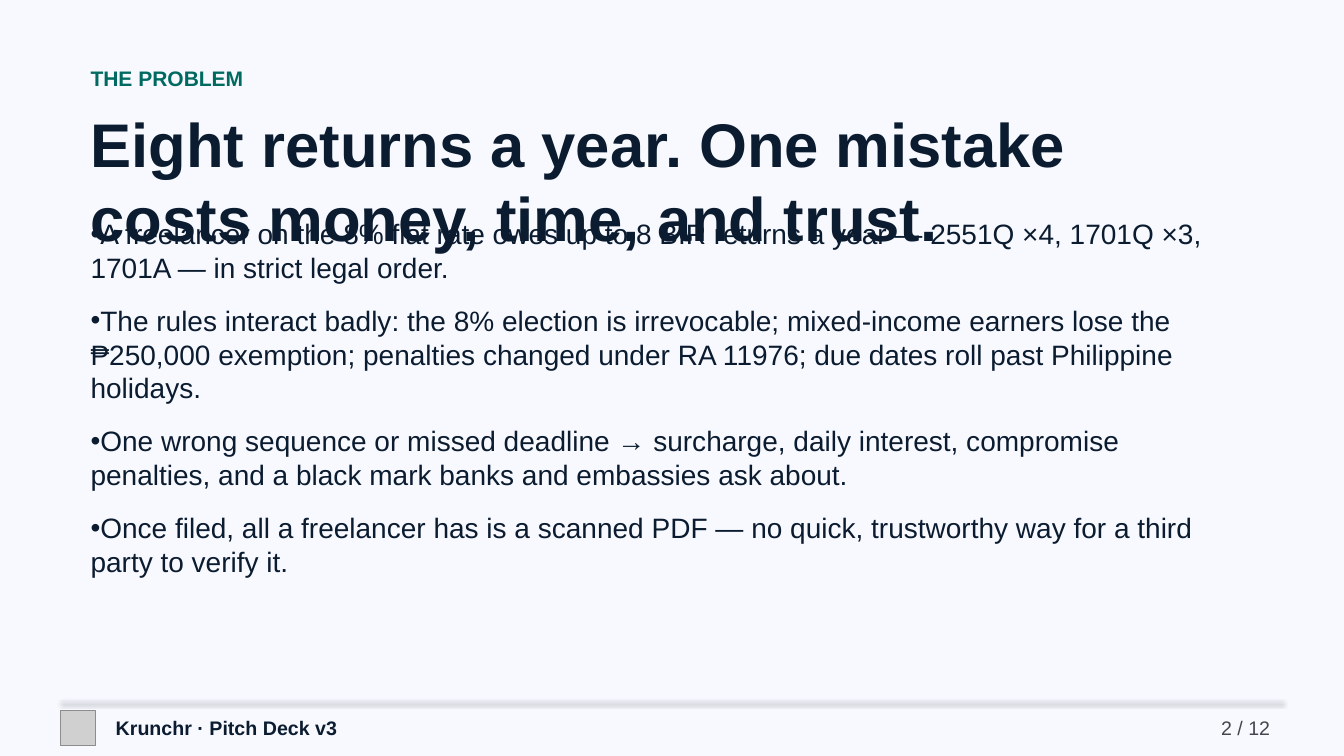
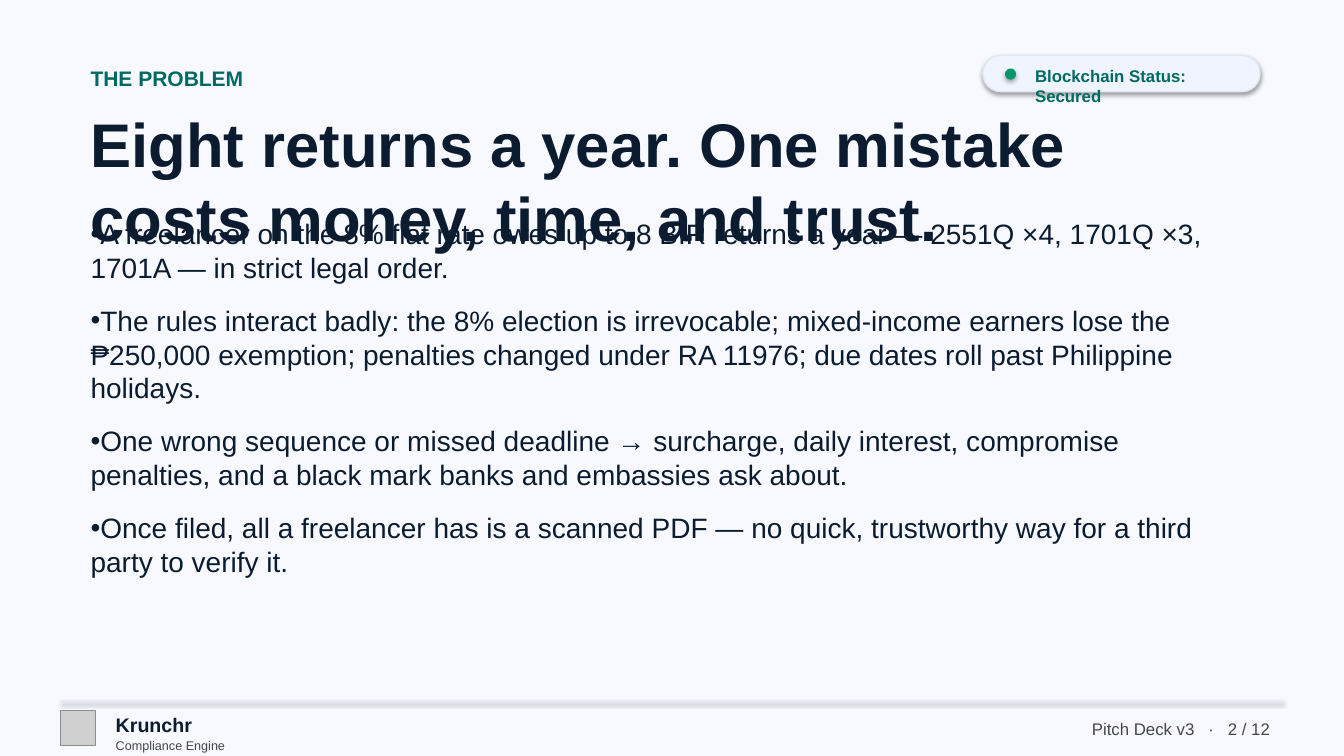
Before and after one commit to 0xhakua/Krunchr, a slide deck: slide 2 of docs/pitch-deck-v3.pptx. Drawn at 1344x756 pixels with LibreOffice and Linux fonts; fonts in the diff are those of the drawing; grey boxes stand for pictures. Boxes give left, top, right and bottom in pixels: in the first picture for what was removed or moved away, otherwise in the second. Text is boxed around its words. In the diff, an @@ line names an element or a change of style, - is before the commit and + after.

```diff
--- a/docs/pitch-deck-v3.pptx
+++ b/docs/pitch-deck-v3.pptx
@@ rounded rectangle added at (983, 55, 1260, 92), fill #EFF4FF, outline #E2E8F0 1 pt @@
@@ ellipse added at (1005, 69, 1016, 80), fill #009668 @@
@@ text added at (1035, 70, 1186, 102), 12 pt, text #006A61, bold @@
+Blockchain Status: Secured
@@ text at (116, 717, 192, 732): text changed @@
-Krunchr · Pitch Deck v3
+Krunchr
@@ text added at (116, 741, 225, 753), 9 pt, text #45464D @@
+Compliance Engine
@@ text at (1092, 723, 1270, 735): text changed; size 14 to 12 pt @@
-2 / 12
+Pitch Deck v3 · 2 / 12
```
Also in this commit, not shown: 11 other slides changed, 1 other file.
